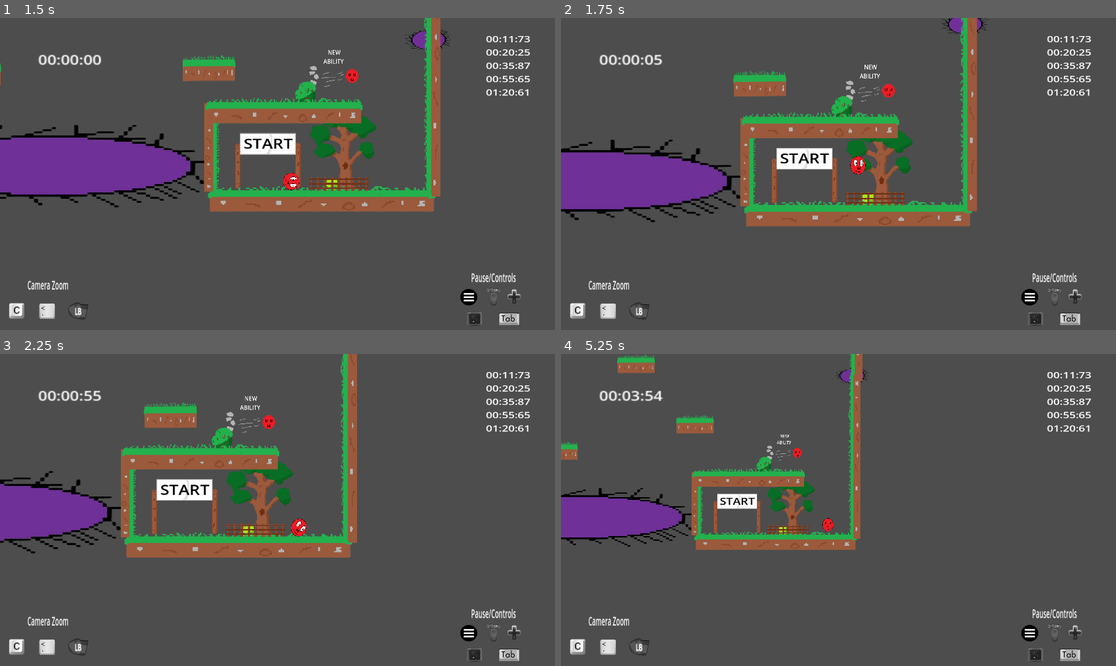
Above: before the commit, frames 1-4 (two rows, left to right).
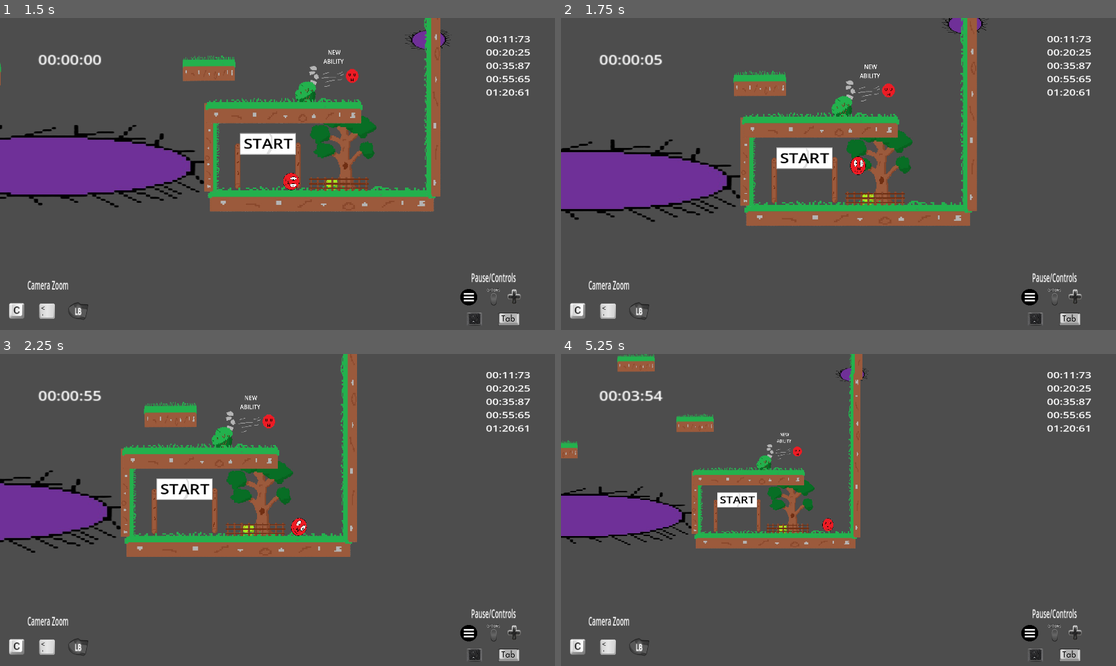
Above: after the commit, the same moments.

Repository: Mahnwe/TheBallThatWasUwU
Game: Godot game, scene res://Scenes/menu.tscn
Same seed, same stepped clock (60 frames per second), same inputs: the game is played once before the commit and once after it.
Inputs (mouse positions are in pixels of both pictures, inside the frame that each line leads up to):
- Up to frame 1 (1.5 s): click "Level 2" at 0.5 s; tap Enter at 1.25 s; move the mouse to (399, 158) at 1.27 s; hold D (move_right) from 1.28 s (still down); tap Shift (dash) at 1.35 s; click (399, 158) at 1.42 s
- Up to frame 2 (1.75 s): keep holding D (move_right); tap Space (jump) at 1.52 s; tap F (next_level) at 1.55 s
- Up to frame 3 (2.25 s): keep holding D (move_right); tap Space (jump) at 1.82 s; move the mouse to (166, 525) at 2.02 s; tap F (next_level) at 2.1 s
- Up to frame 4 (5.25 s): tap Space (jump) at 2.27, 2.3, 2.57, 2.85, 3.77, 4.07, 4.52, 4.55, 4.82 s; move the mouse to (894, 441) at 2.77 s; release D (move_right) at 2.78 s; hold A (move_left) 2.78-3.53 s; tap Shift (dash) at 3.05, 4.35 s; move the mouse to (810, 572) at 3.52 s; hold D (move_right) 3.53-5.03 s; tap C (camera_dezoom) at 3.6 s; click (810, 572) at 3.67 s; tap F (next_level) at 3.8, 5.1 s; move the mouse to (1005, 556) at 4.27 s; move the mouse to (672, 463) at 5.02 s; hold A (move_left) from 5.03 s (still down)

Frame 1 is identical in both runs. In frame 2, 1.1% of the frame differs, in the area x 0-78%, y 0-67%; in frame 3, 2.0%; in frame 4, 2.8%, in the area x 0-56%, y 0-63%.

Commit message:
Add the new sprites to levels, simplify wall jump code, and fix cannon ball bug when touching player

Diff:
--- a/Scenes/level1.tscn
+++ b/Scenes/level1.tscn
@@ -12,6 +12,7 @@
 [ext_resource type="PackedScene" uid="uid://doy0e7jnl2886" path="res://Scenes/wall.tscn" id="10_8ng8k"]
 [ext_resource type="Texture2D" uid="uid://sxo4l8c4oxat" path="res://Arts/SpritesSigns/SpriteArrowSign-removebg-preview.png" id="10_8nv0h"]
 [ext_resource type="PackedScene" uid="uid://dss5xj26b0dfl" path="res://Scenes/finish.tscn" id="11_r8tlj"]
+[ext_resource type="PackedScene" uid="uid://c28uq36uhol4" path="res://Scenes/grass_wall.tscn" id="14_2be4p"]
 [ext_resource type="PackedScene" uid="uid://bha08grmcxwnd" path="res://Scenes/rock2.tscn" id="14_ec3q2"]
 [ext_resource type="PackedScene" uid="uid://das30qvpbu28b" path="res://Scenes/rock1.tscn" id="14_mptbk"]
 [ext_resource type="PackedScene" uid="uid://be8h04flewf2h" path="res://Scenes/tree.tscn" id="14_shu8y"]
@@ -207,9 +208,6 @@
 rotation = -1.55728
 scale = Vector2(0.521064, 0.51673)
 
-[node name="platform10" parent="." instance=ExtResource("7_v154u")]
-position = Vector2(164, -1145)
-
 [node name="platform11" parent="." instance=ExtResource("7_v154u")]
 position = Vector2(591, -388)
 scale = Vector2(0.319999, 2.16)
@@ -286,8 +284,10 @@
 rotation = 3.12103
 scale = Vector2(0.239993, 0.199999)
 
-[node name="platform15" parent="." instance=ExtResource("7_v154u")]
-position = Vector2(-1085, -1001)
+[node name="GrassWall2" parent="." instance=ExtResource("14_2be4p")]
+position = Vector2(-725, -895)
+rotation = 3.14159
+scale = Vector2(1.05361, 0.4)
 
 [node name="Spike20" parent="." instance=ExtResource("6_mp22g")]
 position = Vector2(-109, -108)
@@ -311,9 +311,12 @@
 position = Vector2(-2179, -50)
 scale = Vector2(0.479997, 0.36)
 
-[node name="platform18" parent="." instance=ExtResource("7_v154u")]
-position = Vector2(-2793, -540)
-scale = Vector2(2.57297, 1.24)
+[node name="GrassWall3" parent="." instance=ExtResource("14_2be4p")]
+position = Vector2(-1492, -435)
+scale = Vector2(1.44768, 0.717291)
+
+[node name="GrassWall" parent="GrassWall3" instance=ExtResource("14_2be4p")]
+position = Vector2(-515.307, 4.25456e-05)
 
 [node name="Wall10" parent="." instance=ExtResource("10_8ng8k")]
 position = Vector2(-2787, 655)
@@ -645,6 +648,11 @@
 
 [node name="WarningSign" parent="." instance=ExtResource("22_yjmq3")]
 position = Vector2(-995, -804)
+
+[node name="GrassWall" parent="." instance=ExtResource("14_2be4p")]
+position = Vector2(536, -1039)
+rotation = 3.14159
+scale = Vector2(0.982834, 0.44)
 
 [connection signal="player_exited_game_area" from="GameArea" to="." method="_on_game_area_player_exited_game_area"]
 [connection signal="player_exited_start_area" from="StartArea" to="." method="_on_start_area_player_exited_start_area"]
--- a/Scenes/level2.tscn
+++ b/Scenes/level2.tscn
@@ -11,6 +11,7 @@
 [ext_resource type="PackedScene" uid="uid://i4jemvk3v54m" path="res://Scenes/ability.tscn" id="9_of3vt"]
 [ext_resource type="PackedScene" uid="uid://7qfwpggjf11t" path="res://Scenes/save_point.tscn" id="10_bv661"]
 [ext_resource type="PackedScene" uid="uid://dss5xj26b0dfl" path="res://Scenes/finish.tscn" id="11_bscno"]
+[ext_resource type="PackedScene" uid="uid://c28uq36uhol4" path="res://Scenes/grass_wall.tscn" id="12_05u76"]
 [ext_resource type="PackedScene" uid="uid://be1l83abc4nq8" path="res://Scenes/apple_tree.tscn" id="13_f34ya"]
 [ext_resource type="PackedScene" uid="uid://biohd7firpiow" path="res://Scenes/rock_3.tscn" id="14_238nh"]
 [ext_resource type="PackedScene" uid="uid://dd6m23uhhgmfy" path="res://Scenes/branches_bush.tscn" id="15_88g44"]
@@ -553,9 +554,9 @@
 [node name="platform16" parent="." instance=ExtResource("2_ja3c0")]
 position = Vector2(-4555, 149)
 
-[node name="platform18" parent="." instance=ExtResource("2_ja3c0")]
-position = Vector2(-3895, -18)
-scale = Vector2(0.560005, 1)
+[node name="GrassWall2" parent="." instance=ExtResource("12_05u76")]
+position = Vector2(-3683, 80)
+scale = Vector2(0.600015, 0.4)
 
 [node name="Wall17" parent="." instance=ExtResource("6_llnkw")]
 position = Vector2(-3965, 275)
@@ -622,9 +623,10 @@
 position = Vector2(-4693, 321)
 scale = Vector2(0.480018, 0.6)
 
-[node name="platform19" parent="." instance=ExtResource("2_ja3c0")]
-position = Vector2(-3563, -292)
-scale = Vector2(1.72, 1)
+[node name="GrassWall" parent="." instance=ExtResource("12_05u76")]
+position = Vector2(-2950, -198)
+rotation = 3.14159
+scale = Vector2(1.8, 0.68)
 
 [node name="platform21" parent="." instance=ExtResource("2_ja3c0")]
 position = Vector2(-2652, 648)
@@ -751,6 +753,25 @@
 position = Vector2(-3720, 354)
 scale = Vector2(0.439998, 0.400001)
 flip_value = 1
+
+[node name="WoodenPlank4" parent="." instance=ExtResource("22_yvjp8")]
+position = Vector2(-2961, 302)
+rotation = -0.806888
+scale = Vector2(0.28, 0.856792)
+
+[node name="WoodenPlank5" parent="." instance=ExtResource("22_yvjp8")]
+position = Vector2(-2730, 310)
+rotation = 0.828069
+scale = Vector2(0.32001, 0.737226)
+
+[node name="WoodenPlank3" parent="." instance=ExtResource("22_yvjp8")]
+position = Vector2(-2843, 317)
+scale = Vector2(0.319995, 0.56)
+
+[node name="WoodenPlank2" parent="." instance=ExtResource("22_yvjp8")]
+position = Vector2(-2840, 409)
+rotation = 1.5708
+scale = Vector2(0.24, 1.28)
 
 [connection signal="player_exited_game_area" from="GameArea" to="." method="_on_game_area_player_exited_game_area"]
 [connection signal="player_exited_start_area" from="StartArea" to="." method="_on_start_area_player_exited_start_area"]
--- a/Scenes/level3.tscn
+++ b/Scenes/level3.tscn
@@ -10,6 +10,7 @@
 [ext_resource type="PackedScene" uid="uid://doy0e7jnl2886" path="res://Scenes/wall.tscn" id="8_tnmog"]
 [ext_resource type="PackedScene" uid="uid://7qfwpggjf11t" path="res://Scenes/save_point.tscn" id="9_0l5s7"]
 [ext_resource type="PackedScene" uid="uid://bo7nw1yq804xk" path="res://Scenes/spike.tscn" id="10_w0su0"]
+[ext_resource type="PackedScene" uid="uid://c28uq36uhol4" path="res://Scenes/grass_wall.tscn" id="11_2euqt"]
 [ext_resource type="PackedScene" uid="uid://dss5xj26b0dfl" path="res://Scenes/finish.tscn" id="11_lhdat"]
 [ext_resource type="PackedScene" uid="uid://dirhjvk3xk4re" path="res://Scenes/cannon.tscn" id="12_dyw7h"]
 [ext_resource type="PackedScene" uid="uid://6evsxx3ik4ta" path="res://Scenes/warning_sign.tscn" id="14_l6k82"]
@@ -475,6 +476,7 @@
 rotation = -1.5708
 scale = Vector2(0.15904, 0.758989)
 sync_to_physics = false
+speed = 200
 
 [node name="platform23" parent="." instance=ExtResource("2_gdtbw")]
 position = Vector2(659, -2471)
@@ -498,8 +500,15 @@
 scale = Vector2(2.28, 2.8)
 
 [node name="platform25" parent="." instance=ExtResource("2_gdtbw")]
-position = Vector2(648, -1071)
+position = Vector2(648, -565)
 scale = Vector2(0.56, 3.28)
+
+[node name="GrassWall" parent="." instance=ExtResource("11_2euqt")]
+position = Vector2(893, -741)
+scale = Vector2(0.44, 1.36)
+
+[node name="GrassWall" parent="GrassWall" instance=ExtResource("11_2euqt")]
+position = Vector2(-197.727, 0)
 
 [node name="platform26" parent="." instance=ExtResource("2_gdtbw")]
 position = Vector2(716, -1313)
@@ -797,7 +806,7 @@
 position = Vector2(98, 0)
 
 [node name="AppleTree" parent="." instance=ExtResource("21_wx5k2")]
-position = Vector2(870, -1771)
+position = Vector2(970, -2481)
 
 [node name="Rock1" parent="AppleTree" instance=ExtResource("22_v2cqt")]
 position = Vector2(-47, 88)
@@ -846,7 +855,8 @@
 position = Vector2(147, 0)
 
 [node name="BigTree2" parent="." instance=ExtResource("16_dht4o")]
-position = Vector2(929, -2534)
+position = Vector2(854, -1869)
+scale = Vector2(1.48, 1.36)
 flip_value = 1
 
 [node name="Rock2" parent="." instance=ExtResource("23_0m520")]
@@ -932,13 +942,16 @@
 [node name="platform" parent="platform34" instance=ExtResource("2_gdtbw")]
 position = Vector2(-634.622, -1.06665)
 
-[node name="platform2" parent="platform34" instance=ExtResource("2_gdtbw")]
-position = Vector2(-860.24, -521.203)
-rotation = 0.998929
-
-[node name="platform3" parent="platform34" instance=ExtResource("2_gdtbw")]
-position = Vector2(-1201.9, -1048.29)
-rotation = 0.996173
+[node name="GrassWall" parent="platform34" instance=ExtResource("11_2euqt")]
+position = Vector2(-821.025, -317.305)
+rotation = 1.01229
+scale = Vector2(1.6433, 0.761782)
+
+[node name="GrassWall" parent="platform34/GrassWall" instance=ExtResource("11_2euqt")]
+position = Vector2(-461.271, -0.133246)
+
+[node name="GrassWall2" parent="platform34/GrassWall" instance=ExtResource("11_2euqt")]
+position = Vector2(-747.892, -0.0376668)
 
 [node name="Spike15" parent="." instance=ExtResource("10_w0su0")]
 position = Vector2(-1051, 255)
--- a/Scripts/Cannon.gd
+++ b/Scripts/Cannon.gd
@@ -42,6 +42,7 @@
 		cannon_ball_has_touch_player = true
 		set_process(false)
 		player_dead_by_cannon_ball.emit()
+		set_process(true)
 	if cannon_ball_inst.has_touch_player == false:
 		cannon_ball_has_touch_player = false
 
--- a/Scripts/player.gd
+++ b/Scripts/player.gd
@@ -2,13 +2,13 @@
 
 #@export
 var speed = 300
-var wall_pushback = 600
+var wall_pushback = 700
 
 #@export
 var gravity = 30
 
 #@export
-var jump_force = -680
+var jump_force = -670
 
 const VELOCITY_Y_MAX = 600
 const dash_speed = 1200
@@ -26,11 +26,16 @@
 func _physics_process(_delta):
 	handle_cam_dezoom()
 	check_for_player_movement()
-	check_if_player_is_on_floor()
-	player_press_jump_on_floor()
-	check_if_player_is_not_on_floor()
-	check_if_player_is_on_wall()
-	_dash()
+	if is_on_floor():
+		check_if_player_is_on_floor()
+	if Input.is_action_just_pressed("jump") and is_on_floor():
+		player_press_jump_on_floor()
+	if !is_on_floor():
+		check_if_player_is_not_on_floor()
+	if is_on_wall():
+		check_if_player_is_on_wall()
+	if Input.is_action_just_pressed("dash"):
+		_dash()
 
 func handle_cam_dezoom():
 	if Input.is_action_just_pressed("camera_dezoom") and is_camera_dezoom == 0:
@@ -138,16 +143,14 @@
 		check_animation_if_on_wall()
 		var wall_normal = get_wall_normal()
 		if collinding_right_wall() and Input.is_action_just_pressed("jump"):
-			velocity.x = wall_pushback * wall_normal.x
-			velocity.y = jump_force
+			velocity = Vector2(wall_pushback * wall_normal.x, jump_force)
 			move_and_slide()
 			$AnimatedSprite2D.animation = "jump"
 			$AnimatedSprite2D.flip_h = true
 			$AnimatedSprite2D.play()
 			await $AnimatedSprite2D.animation_finished
 		if colliding_left_wall() and Input.is_action_just_pressed("jump"):
-			velocity.x = wall_pushback * wall_normal.x
-			velocity.y = jump_force
+			velocity = Vector2(wall_pushback * wall_normal.x, jump_force)
 			move_and_slide()
 			$AnimatedSprite2D.animation = "jump"
 			$AnimatedSprite2D.flip_h = false
Not shown: 1 places in Scenes/level1.tscn that only renumber resources
Not shown: 1 places in Scenes/level2.tscn that only renumber resources
Not shown: 1 places in Scenes/level3.tscn that only renumber resources
